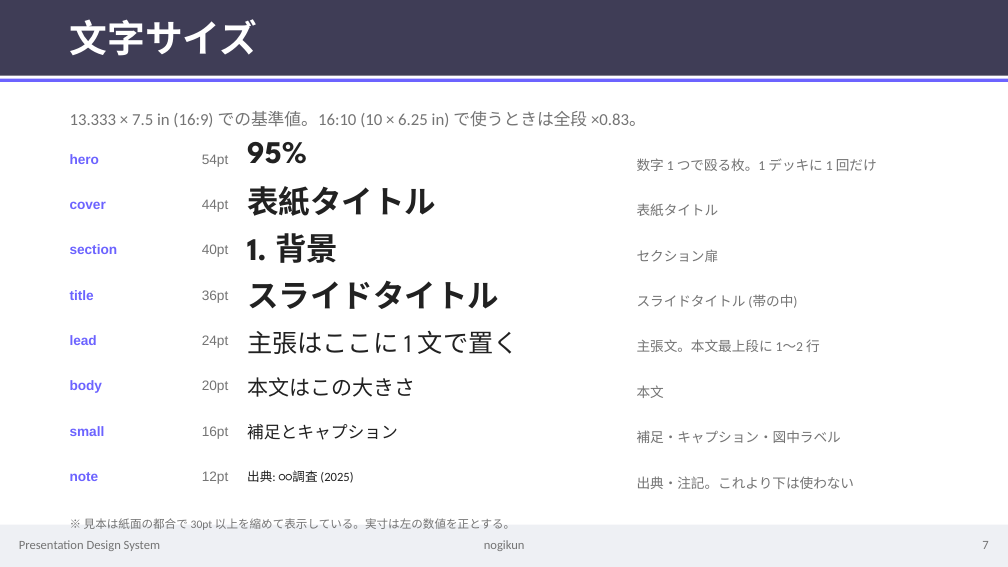
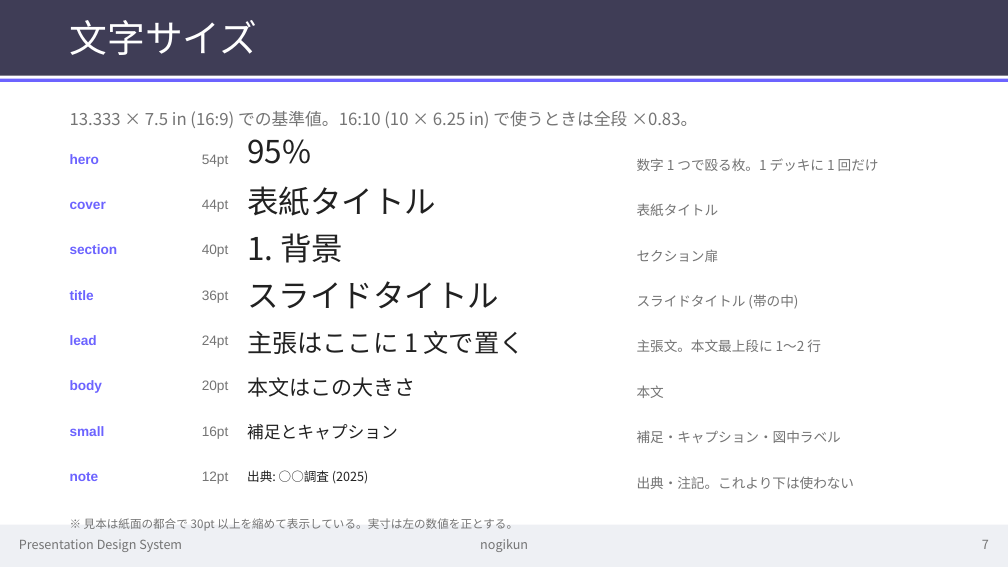
Before and after one commit to nogikun/html-deck, a slide deck: slide 7 of skills/pptx-design-system/assets/design.pptx. Drawn at 1008x567 pixels with LibreOffice and Linux fonts; fonts in the diff are those of the drawing. Boxes give left, top, right and bottom in pixels: in the first picture for what was removed or moved away, otherwise in the second. Text is boxed around its words. In the diff, an @@ line names an element or a change of style, - is before the commit and + after.

```diff
--- a/skills/pptx-design-system/assets/design.pptx
+++ b/skills/pptx-design-system/assets/design.pptx
@@ font League Spartan to Noto Sans CJK JP, bold off in 5 elements at box(70, 20, 258, 55), box(247, 139, 311, 164), box(247, 186, 436, 216), box(247, 233, 343, 263), box(247, 281, 499, 309) @@
@@ text "主張はここに 1 文で置く" at box(247, 330, 525, 354): font League Spartan to Noto Sans CJK JP @@
@@ font Calibri to Noto Sans CJK JP in 9 elements at box(19, 539, 182, 552), box(480, 539, 528, 552), box(982, 540, 989, 549), box(70, 111, 697, 128), box(637, 158, 879, 171), box(637, 294, 798, 309), box(637, 339, 821, 352), box(247, 470, 368, 483), box(84, 518, 518, 531) @@
```
Also in this commit, not shown: 15 other slides changed, 6 other files.
